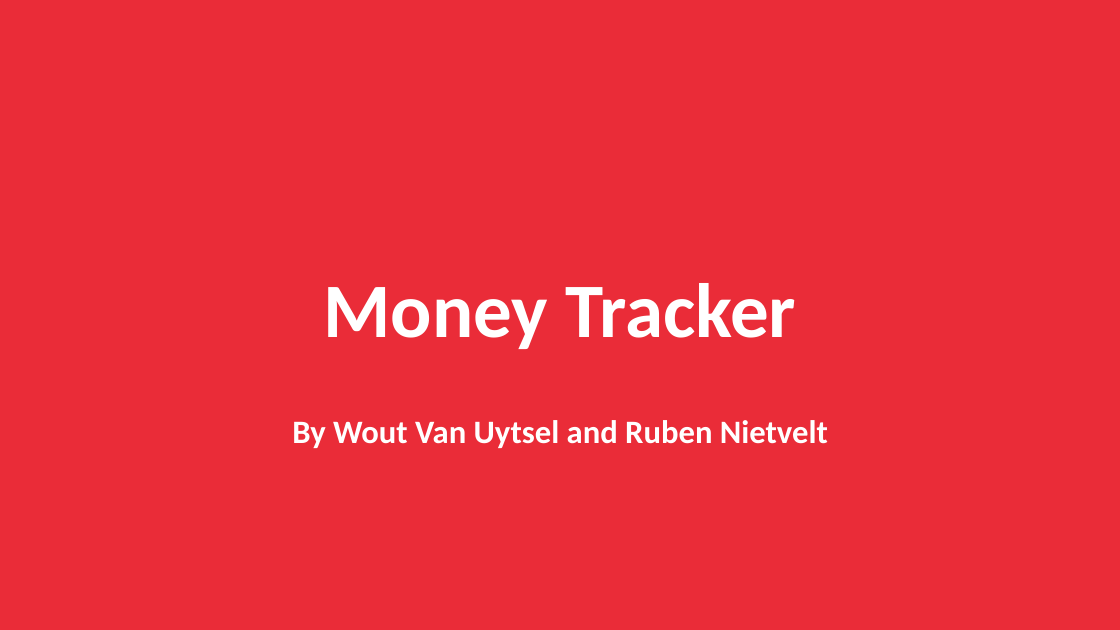
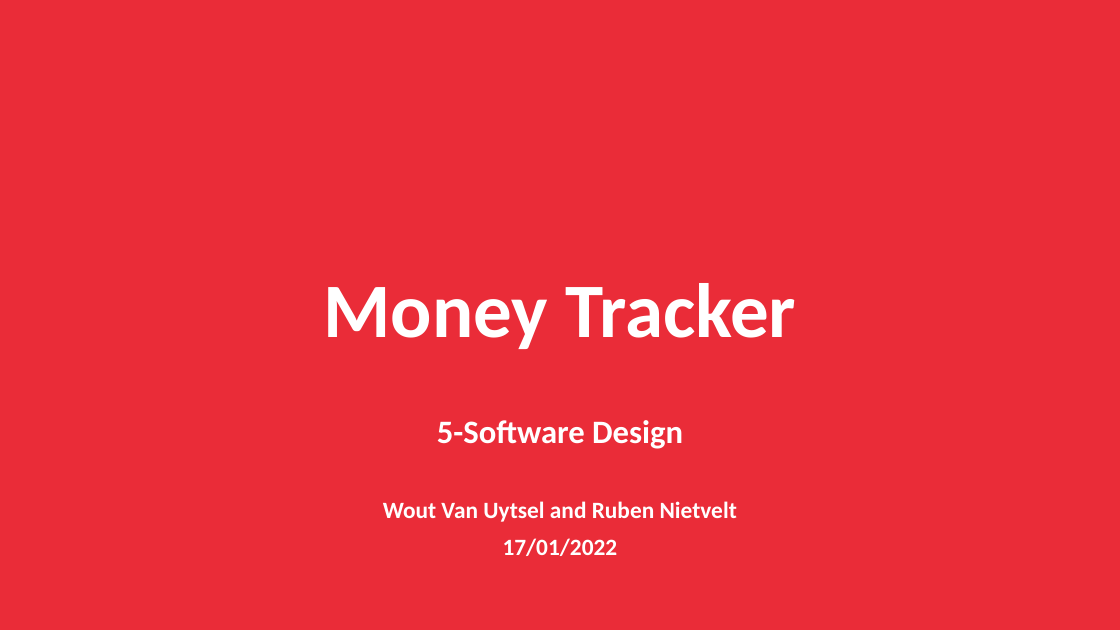
Before and after one commit to Wocco/MoneyTracker, a slide deck: slide 1 of moneytracker_presentation.pptx. Drawn at 1120x630 pixels with LibreOffice and Linux fonts; fonts in the diff are those of the drawing; background and template pictures are left out. Boxes give left, top, right and bottom in pixels: in the first picture for what was removed or moved away, otherwise in the second. Text is boxed around its words. In the diff, an @@ line names an element or a change of style, - is before the commit and + after.

Commit message:
draft

```diff
--- a/moneytracker_presentation.pptx
+++ b/moneytracker_presentation.pptx
@@ text at <box>383,420,737,556</box>: text changed; size 28 to 20 pt @@
-By Wout Van Uytsel and Ruben Nietvelt
+5-Software Design
+Wout Van Uytsel and Ruben Nietvelt
+17/01/2022
```
Also in this commit, not shown: 6 slides added, 1 slide removed.
